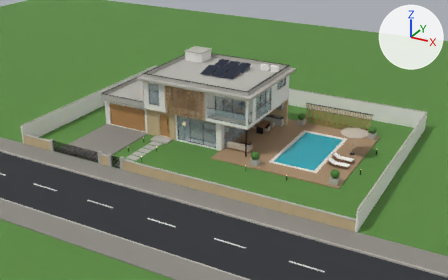
What one commit did to the glTF model residencia-3d/assets/models/casa.glb.
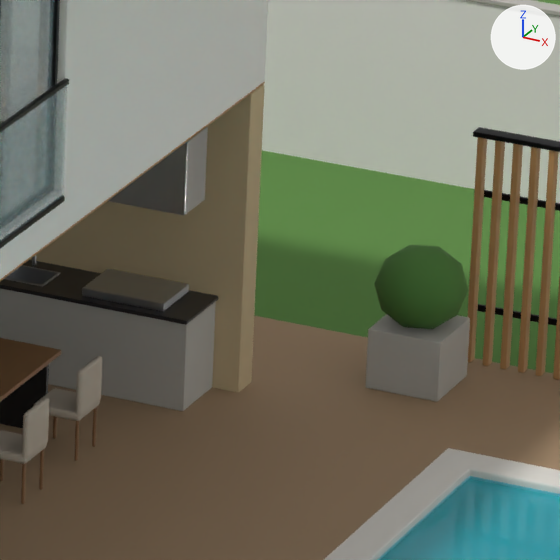
Old and new are each drawn whole from a 50 mm lens placed at (27.51, -51.18, 25.05), pointed at (0.1, -1.33, 0.13) and again close up on the part from 59% to 70% of the width and 33% to 50% of the height. The lights are fixed; the arrows at upper right show +X, +Y and +Z. The first two pictures are the older version. Where no turn or scale is listed for an object, it has been applied to the vertices. Vertices at exactly the same position are counted once.

In view in the first close-up: 'Externo_arq', 'Externo_det', 'Externo_detR', 'Externo_liso', 'Externo_mob', 'Externo_soft', 'Externo_vid', 'Superior_arq', 'Superior_det', 'Superior_vid', 'Terreno_flat', 'Terreo_arq'.
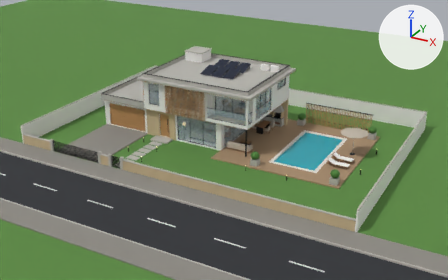
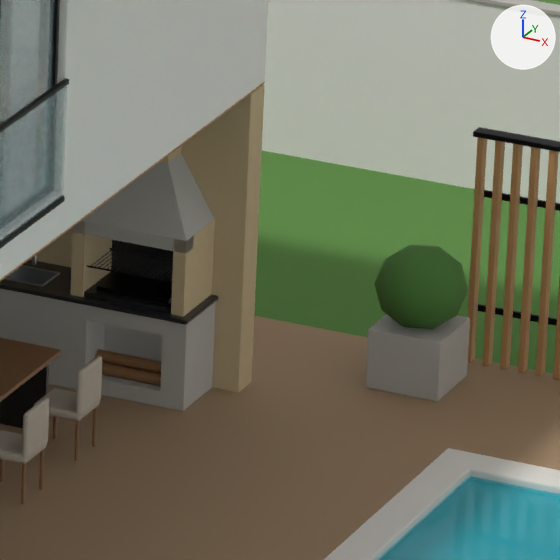
Commit message: casa 3D: churrasqueira de alvenaria na área gourmet

Where the newer file only moved an object's origin or applied its transform, the numbers keep the older frame.

The change, as a list of edits to the scene's bpy script:
```text
Change me_externo_mob:
    used by ob_externo_mob; location = (7.521, 0.65, 1.405)
    remove me_externo_mob.from_pydata(...)  # 1284 vertices, 2334 faces; spans x -6.22..6.22, y -5.9..5.9, z -1.27..1.27
    add me_externo_mob.from_pydata(...)  # 1584 vertices, 2814 faces; spans x -6.22..6.22, y -5.9..5.9, z -1.27..1.57
    me_externo_mob part 1: a new loose piece, a 12-sided cylinder along x spanning x -4.7..-4.04, y 3.97..4.08, z -1.13..-1.02, in mat_far_mob_madeira (brown #8b6643)
    me_externo_mob part 2: a new loose piece, a 12-sided cylinder along x spanning x -4.7..-4.04, y 4.03..4.14, z -1.03..-0.92, in mat_far_mob_madeira (brown #8b6643)
    me_externo_mob part 3: a new loose piece, a box spanning x -4.801..-3.941, y 4.538..4.548, z -0.345..0.215, in mat_far_mob_preto (black #18191b)
    me_externo_mob part 4: a new loose piece, a box spanning x -4.801..-3.941, y 4.484..4.496, z -0.117..-0.105, in mat_far_metal (black #141518)
    me_externo_mob part 5: a new loose piece, a box spanning x -4.801..-3.941, y 3.994..4.006, z -0.117..-0.105, in mat_far_metal (black #141518)
    me_externo_mob part 6: a new loose piece, a box spanning x -4.721..-4.021, y 4.05..4.47, z -0.345..-0.305, in mat_far_metal (black #141518)
    me_externo_mob part 7: a new loose piece of 40 vertices spanning x -4.92..-3.82, y 3.93..4.55, z -0.38..1.57
    me_externo_mob part 8: the loose piece of 24 vertices spanning x -4.82..-4.02, y 3.95..4.5, z -0.39..-0.31 is deleted
    me_externo_mob part 9: the loose piece of 24 vertices spanning x -4.92..-3.92, y 4.1..4.55, z 0.5..1.2 is deleted
    me_externo_mob part 10: 8 vertices moved from x -5.55..-5.49, y 4.15..4.21, z -0.58 to x -5.55..-5.49, y 4.15..4.21, z -0.59; 8 vertices removed from x -5.55..-5.49, y 4.15..4.21, z -0.58; 28 vertices added at x -6.16..-3.78, y 3.9..4.3, z -1.27..-0.43
    other edits to the shape of me_externo_mob do not show in these pictures
    add me_externo_mob.materials.append(mat_far_pedra)  # beige #cab68f
    add me_externo_mob.materials.append(mat_far_metal)  # black #141518
```

Pixel boxes (x1, y1, x2, y2) of what changed, in the close-ups (560 x 560 px):
'Externo_mob', reshaped: before (0, 127, 470, 504); after (0, 146, 470, 504)
part 1 of me_externo_mob, added (brown): after (102, 362, 161, 386)
part 2 of me_externo_mob, added (brown): after (95, 349, 162, 374)
part 3 of me_externo_mob, added (black): after (111, 240, 173, 281)
part 4 of me_externo_mob, added: after (109, 248, 173, 262)
part 5 of me_externo_mob, added: after (87, 265, 172, 283)
part 6 of me_externo_mob, added (black): after (97, 272, 172, 304)
part 7 of me_externo_mob, added: after (70, 146, 215, 317)
part 8 of me_externo_mob, deleted: before (82, 269, 189, 311)
part 9 of me_externo_mob, deleted: before (108, 127, 208, 215)
part 10 of me_externo_mob, cut back: after (0, 289, 186, 411)
